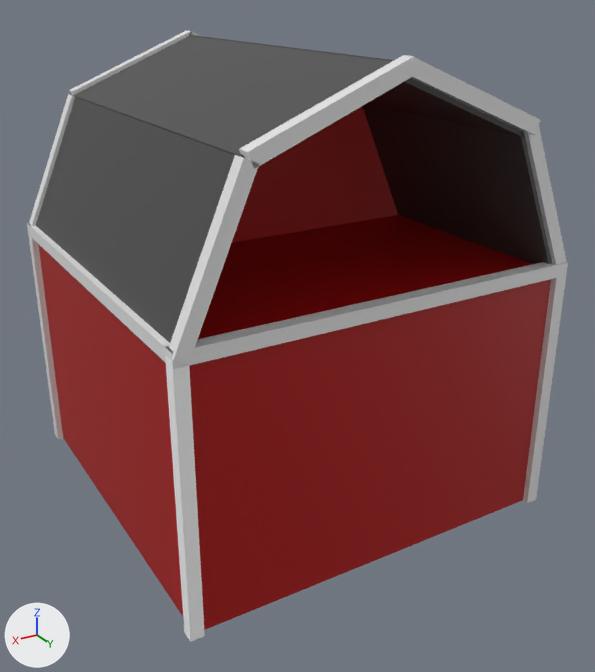
One commit to the Blender file assets/barn.blend: the scene before it, then after it.
Both versions are drawn from a 50 mm lens placed at (3.08, 5.45, 3.93), pointed at (-0.06, 0.2, 1.3). Lighting does not change. The marker at lower left points along +X, +Y and +Z.
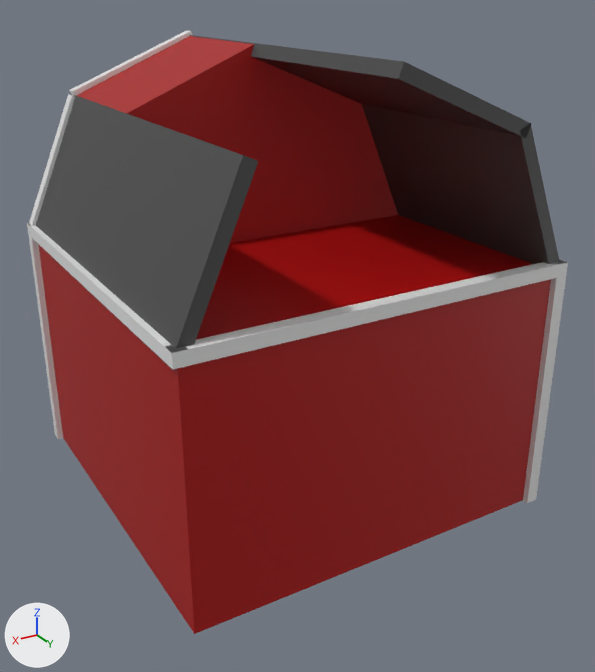
Boxes (x1, y1, x2, y2) around the edits, measured in the pictures (595 x 672 px):
'Cube.009', deleted: before (73, 35, 410, 167)
'Cube.003', deleted: before (165, 355, 205, 641)
'Cube.015', deleted: before (167, 155, 259, 364)
'Cube.016', deleted: before (239, 55, 414, 168)
'Cube.019', deleted: before (402, 55, 540, 135)
'Cube.013', deleted: before (524, 126, 567, 265)
'Cube.025', unchanged, uncovered by the edit: before (190, 35, 525, 136); after (190, 35, 531, 138)

The edits, one by one:
Object 'Cube.003' (ob_cube_003) is deleted.
Object 'Cube.013' (ob_cube_013) is deleted.
Object 'Cube.015' (ob_cube_015) is deleted.
Object 'Cube.016' (ob_cube_016) is deleted.
Object 'Cube.019' (ob_cube_019) is deleted.
Object 'Cube.009' (ob_cube_009) is deleted.
